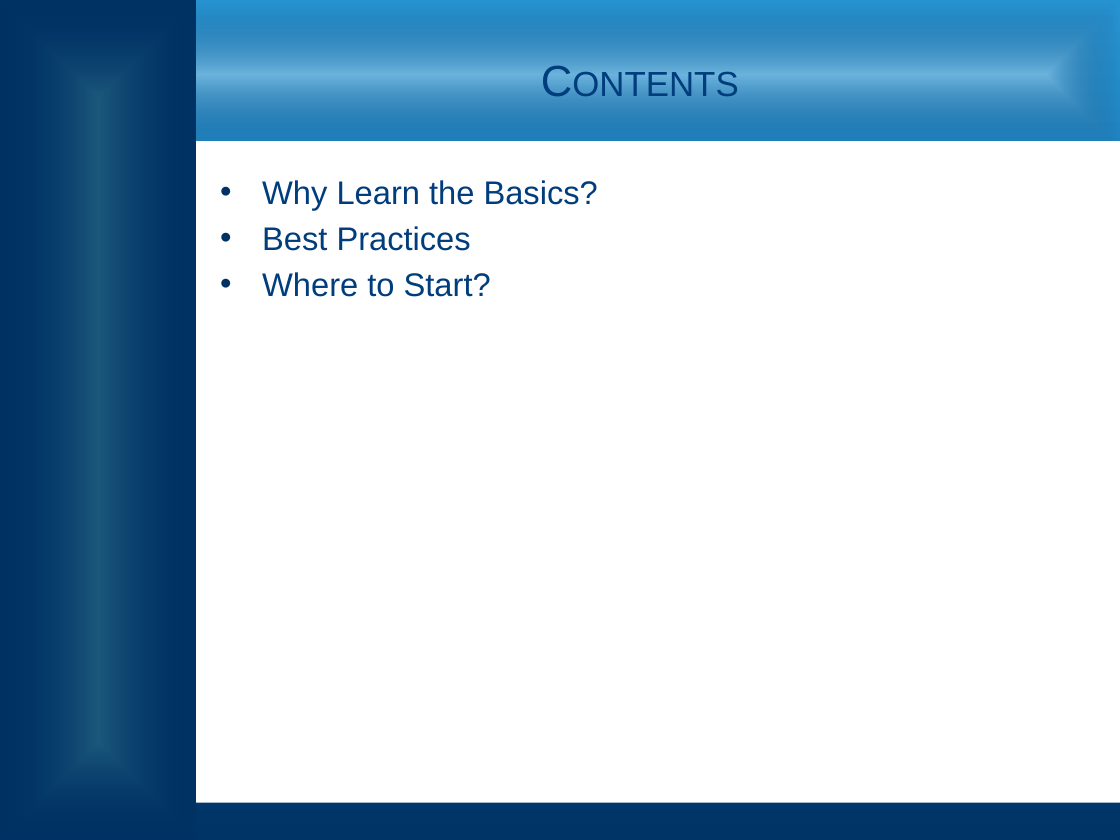
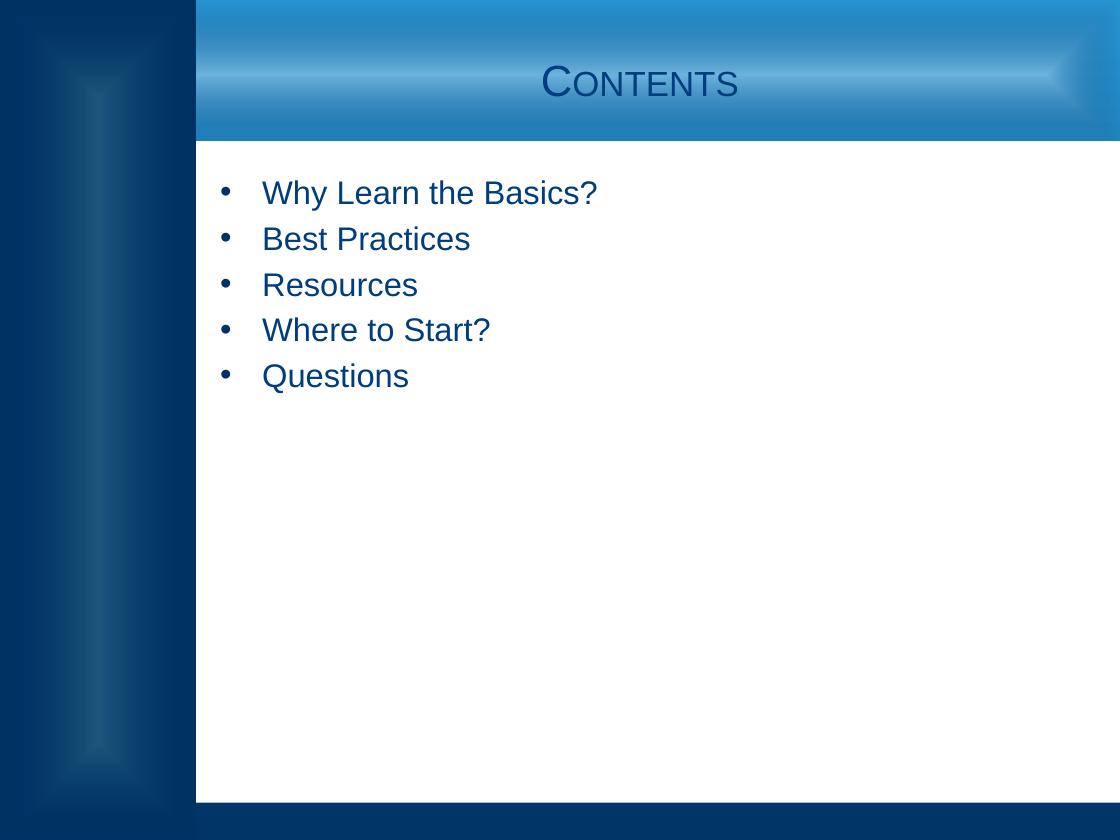
Before and after one commit to zithrandmir/sparkle, a slide deck: slide 3 of Extended Campuses/EC CSS HTML Presentation.pptx. Drawn at 1120x840 pixels with LibreOffice and Linux fonts; fonts in the diff are those of the drawing; background and template pictures are left out. Boxes give left, top, right and bottom in pixels: in the first picture for what was removed or moved away, otherwise in the second. Text is boxed around its words. In the diff, an @@ line names an element or a change of style, - is before the commit and + after.

Commit message:
/ ‘Extended Campuses/EC CSS HTML Presentation.pptx’

```diff
--- a/Extended Campuses/EC CSS HTML Presentation.pptx
+++ b/Extended Campuses/EC CSS HTML Presentation.pptx
@@ text at (262, 273, 418, 297): paragraph added @@
+• Resources
@@ text at (262, 363, 409, 393): paragraph added @@
+• Questions
```
